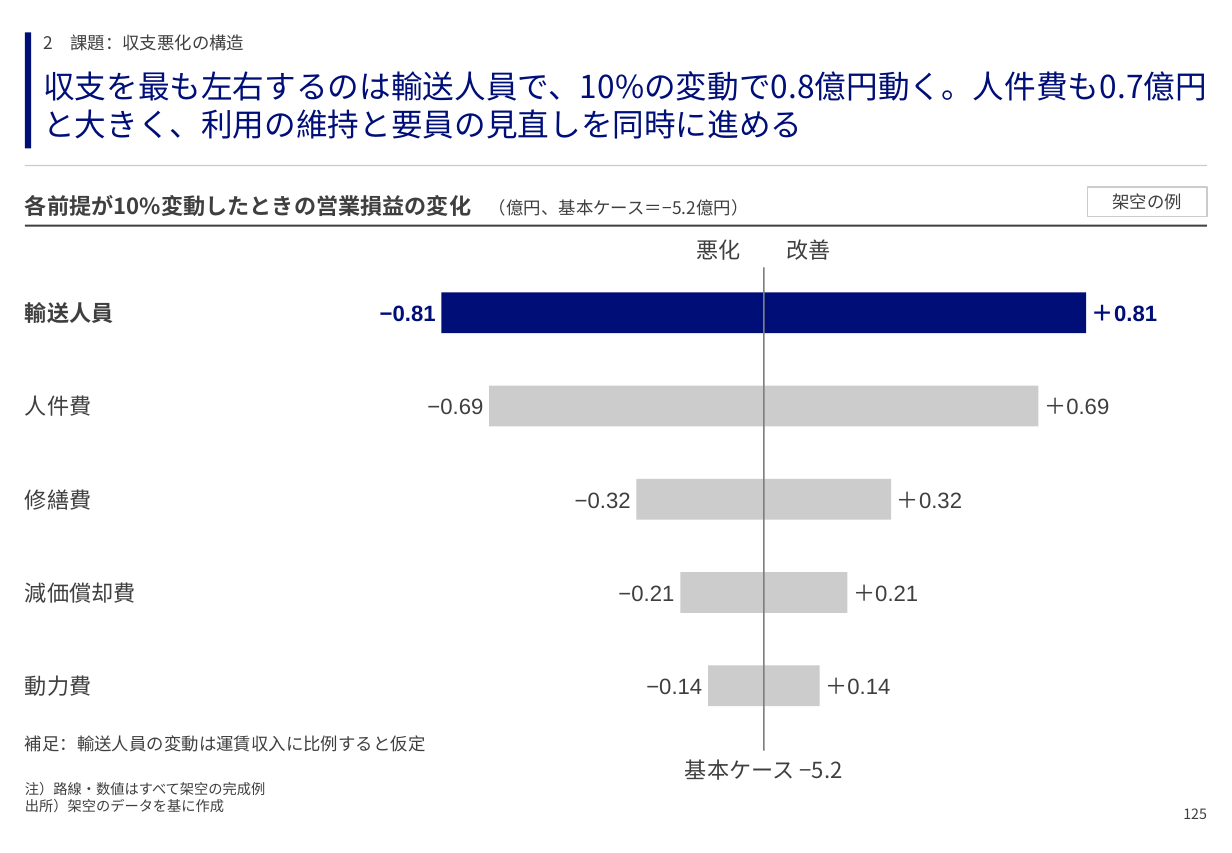
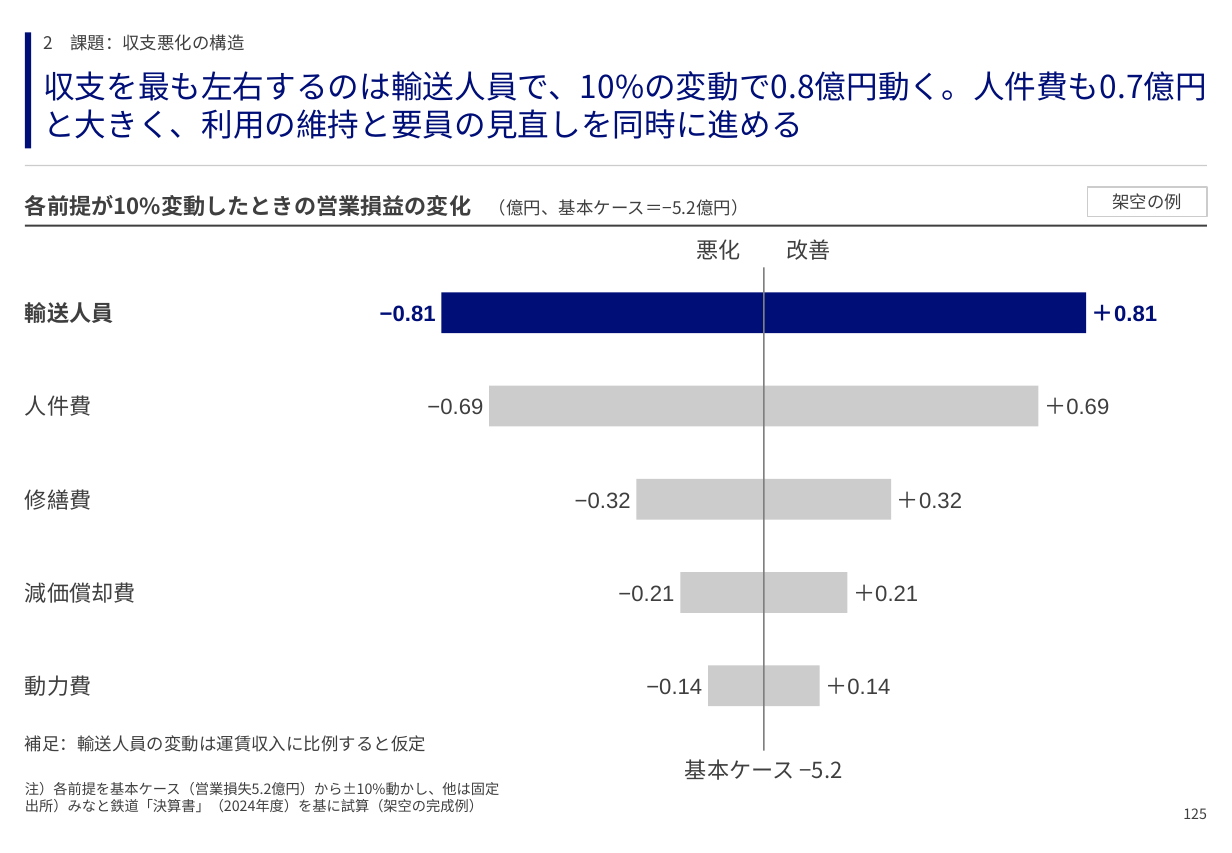
Before and after one commit to GontaHH/slide_builder, a slide deck: slide 127 of patterns/pattern-deck.pptx. Drawn at 1232x853 pixels with LibreOffice and Linux fonts; fonts in the diff are those of the drawing. Boxes give left, top, right and bottom in pixels: in the first picture for what was removed or moved away, otherwise in the second. Text is boxed around its words. In the diff, an @@ line names an element or a change of style, - is before the commit and + after.

```diff
--- a/patterns/pattern-deck.pptx
+++ b/patterns/pattern-deck.pptx
@@ text at box(25, 782, 499, 813): text changed @@
-注）路線・数値はすべて架空の完成例
-出所）架空のデータを基に作成
+注）各前提を基本ケース（営業損失5.2億円）から±10%動かし、他は固定
+出所）みなと鉄道「決算書」（2024年度）を基に試算（架空の完成例）
```
Also in this commit, not shown: 15 other slides changed, 1 other file.
